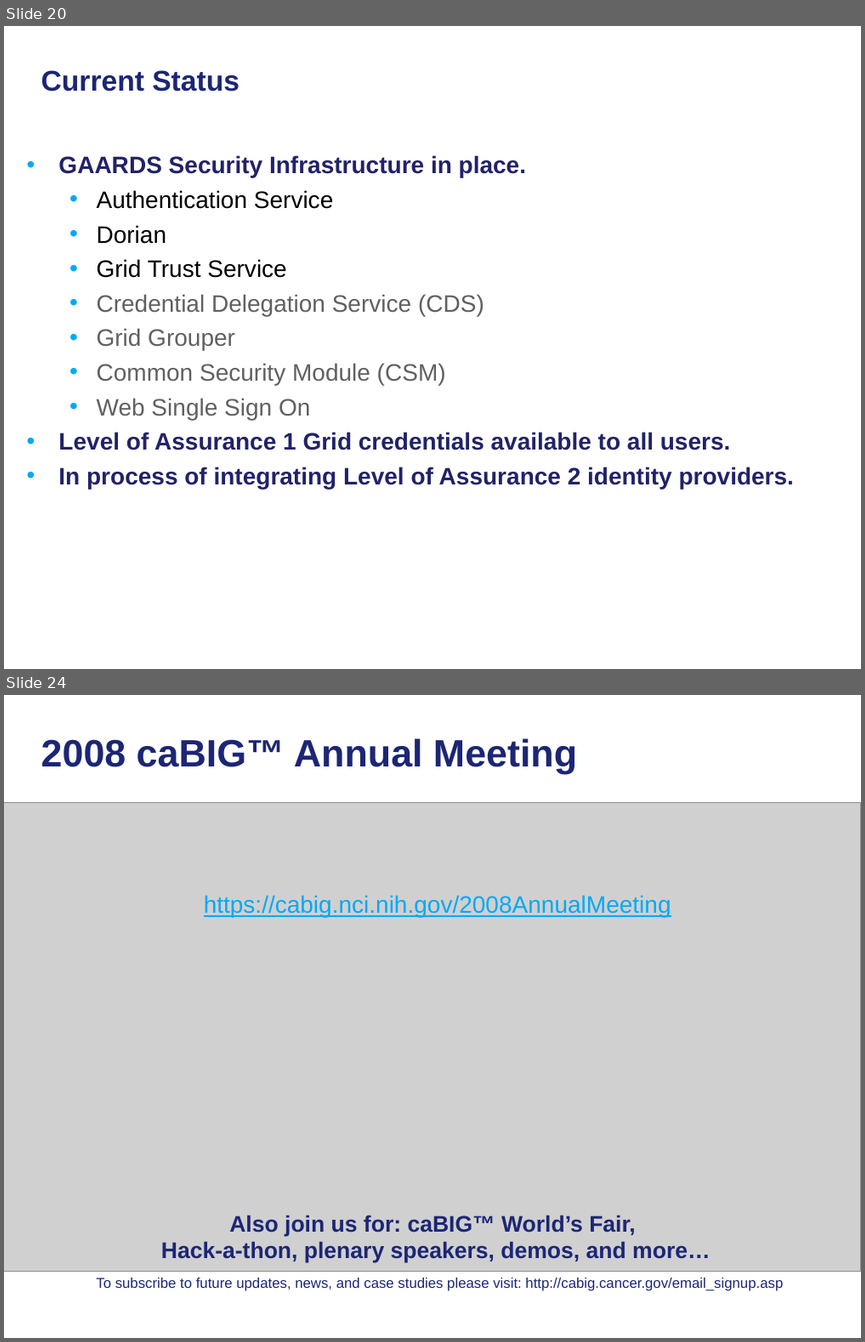
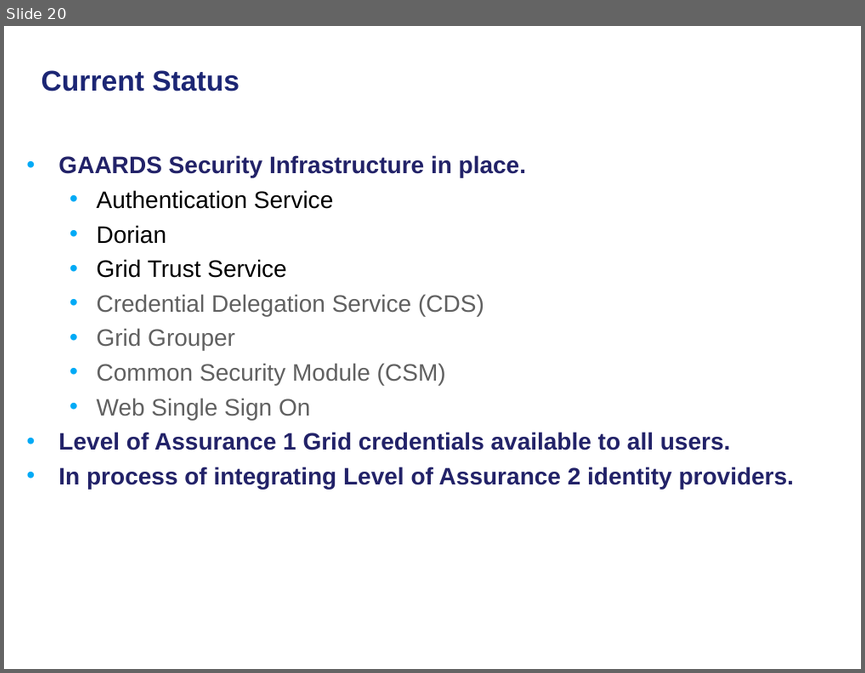
Before and after one commit to NCIP/cagrid-docs, a slide deck: presentations/security/caBIG-security-challenges-healthgrid-2008.ppt. Shown one above the other, each under a label of ours: slides 20 and 24 before the commit, slide 20 after it; the slides between them are not shown. The pictures are 865x1342 and 865x673 pixels, drawn with LibreOffice and Linux fonts; fonts in the diff are those of the drawing; grey boxes stand for pictures; background and template pictures are left out. Boxes give left, top, right and bottom in pixels: in the first picture for what was removed or moved away, otherwise in the second. Text is boxed around its words. In the diff, an @@ line names an element or a change of style, - is before the commit and + after.

```diff
--- a/presentations/security/caBIG-security-challenges-healthgrid-2008.ppt
+++ b/presentations/security/caBIG-security-challenges-healthgrid-2008.ppt
@@ slide 24 removed at [4, 695, 861, 1338], background picture (left out) @@
@@ title removed at [41, 738, 577, 773] @@
-2008 caBIG™ Annual Meeting
@@ picture removed at [4, 803, 861, 1271] @@
@@ text removed at [204, 895, 671, 917] @@
-https://cabig.nci.nih.gov/2008AnnualMeeting
@@ text removed at [161, 1214, 710, 1263] @@
-Also join us for: caBIG™ World’s Fair,
-Hack-a-thon, plenary speakers, demos, and more…
@@ text removed at [96, 1277, 783, 1291] @@
-To subscribe to future updates, news, and case studies please visit: http://cabig.cancer.gov/email_signup.asp
```
Also in this commit, not shown: 4 slides changed, 3 slides added, 3 other slides removed.
